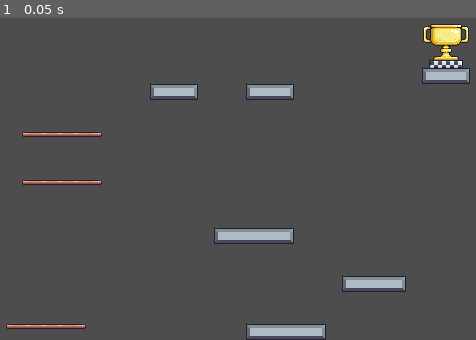
Above: before the commit, frame 1.
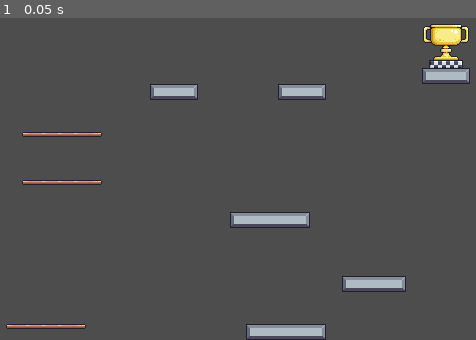
Above: after the commit, the same moment.

Repository: DeVelox/Niro
Game: Godot game, scene res://levels/lukas/fastmovementtest1.tscn
Two runs of this game, one before a commit and one after it. Both use one fixed random seed, a clock stepped at 60 frames per second and the inputs below. This scene is started directly instead of the project's main scene.
Inputs:
- Up to frame 1 (0.05 s): no input

The runs differ from the first frame. In frame 1, 2.0% of the frame differs, in the area x 44-69%, y 20-71%.

Commit message:
5 levels for testing movement

Diff:
--- a/levels/lukas/fastmovementtest1.tscn
+++ b/levels/lukas/fastmovementtest1.tscn
@@ -8,8 +8,8 @@
 script = ExtResource("1_5jw3d")
 
 [node name="Tilemap" parent="." instance=ExtResource("2_yua35")]
-layer_1/tile_data = PackedInt32Array(-65530, 1114112, 1, -85 …(311 unchanged characters)… 48560, 851968, 4, -1048559, 917504, 4, -458733, 786432, 4, -458732, 851968, 4, -1048555, 786432, 4, -458731, 851968, 4, -65515, 786432, 4, -1048554, 851968, 4, -458730, 851968, 4, -65514, 851968, 4, -1048553, 917504, 4, -458729, 917504, 4, -65513, 851968, 4, -65512, 851968, 4, -65511, 917504, 4, -262117, 786432, 4, -262116, 851968, 4, -262115, 851968, 4, -262114, 917504, 4, -1114080, 786432, 4, -1114079, 851968, 4, -1114078, 917504, 4)
-layer_2/tile_data = PackedInt32Array(-1048561, 1, 65536, -1048560, 1, 65536, -1048559, 1, 65536, -458733, 1, 65536, -458732, 1, 65536, -1048555, 1, 65536, -458731, 1, 65536, -65515, 1, 65536, -1048554, 1, 65536, -458730, 1, 65536, -65514, 1, 65536, -1048553, 1, 65536, -458729, 1, 65536, -65513, 1, 65536, -65512, 1, 65536, -65511, 1, 65536, -262117, 1, 65536, -262116, 1, 65536, -262115, 1, 65536, -262114, 1, 65536)
+layer_1/tile_data = PackedInt32Array(-65530, 1114112, 1, -85 …(311 unchanged characters)… 48560, 851968, 4, -1048559, 917504, 4, -65515, 786432, 4, -65514, 851968, 4, -65513, 851968, 4, -65512, 851968, 4, -65511, 917504, 4, -262117, 786432, 4, -262116, 851968, 4, -262115, 851968, 4, -262114, 917504, 4, -1114080, 786432, 4, -1114079, 851968, 4, -1114078, 917504, 4, -524268, 786432, 4, -524267, 851968, 4, -524266, 851968, 4, -524265, 851968, 4, -524264, 917504, 4, -1048553, 786432, 4, -1048552, 851968, 4, -1048551, 917504, 4)
+layer_2/tile_data = PackedInt32Array(-1048561, 1, 65536, -1048560, 1, 65536, -1048559, 1, 65536, -65515, 1, 65536, -65514, 1, 65536, -65513, 1, 65536, -65512, 1, 65536, -65511, 1, 65536, -262117, 1, 65536, -262116, 1, 65536, -262115, 1, 65536, -262114, 1, 65536, -524268, 1, 65536, -524267, 1, 65536, -524266, 1, 65536, -524265, 1, 65536, -524264, 1, 65536, -1048553, 1, 65536, -1048552, 1, 65536, -1048551, 1, 65536)
 
 [node name="SceneSwitcher" parent="." instance=ExtResource("4_5u63x")]
 position = Vector2(536, 56)
--- a/levels/lukas/fastmovementtest3.tscn
+++ b/levels/lukas/fastmovementtest3.tscn
@@ -1,18 +1,19 @@
-[gd_scene load_steps=4 format=3 uid="uid://dshqa4djsi3mg"]
+[gd_scene load_steps=5 format=3 uid="uid://dshqa4djsi3mg"]
 
 [ext_resource type="Script" path="res://prefabs/level.gd" id="1_qtkw1"]
 [ext_resource type="PackedScene" uid="uid://bb44qdp7l5m62" path="res://prefabs/tilemap.tscn" id="2_fe1av"]
-[ext_resource type="PackedScene" uid="uid://lnpjdxepd4ie" path="res://prefabs/rope_climb.tscn" id="3_sq8gm"]
+[ext_resource type="PackedScene" uid="uid://xb2j8y63c4j8" path="res://prefabs/bullet_spawner.tscn" id="4_wiexl"]
+[ext_resource type="PackedScene" uid="uid://88mqupj5ekgp" path="res://prefabs/level_switcher.tscn" id="6_enfqo"]
 
 [node name="Level" type="Node2D"]
 script = ExtResource("1_qtkw1")
 
 [node name="Tilemap" parent="." instance=ExtResource("2_fe1av")]
-layer_1/tile_data = PackedInt32Array(-720889, 1114112, 1, -7 …(181 unchanged characters)…  -393184, 917504, 4, -131040, 1245184, 1)
+layer_1/tile_data = PackedInt32Array(-720889, 1114112, 1, -7 …(181 unchanged characters)…  -393184, 917504, 4, -131040, 1245184, 1, -983024, 1, 131072, -983017, 1, 131072)
 layer_2/tile_data = PackedInt32Array(-786402, 1, 65536, -393186, 1, 65536, -786401, 1, 65536, -393185, 1, 65536, -786400, 1, 65536, -393184, 1, 65536)
 
-[node name="RopeClimb" parent="." instance=ExtResource("3_sq8gm")]
-position = Vector2(257, 130)
+[node name="BulletSpawner" parent="." instance=ExtResource("4_wiexl")]
 
-[node name="RopeClimb2" parent="." instance=ExtResource("3_sq8gm")]
-position = Vector2(378, 130)
+[node name="SceneSwitcher" parent="." instance=ExtResource("6_enfqo")]
+position = Vector2(504, 296)
+next_scene = "res://levels/lukas/fastmovementtest4.tscn"
--- /dev/null
+++ b/levels/lukas/fastmovementtest4.tscn
@@ -0,0 +1,26 @@
+[gd_scene load_steps=5 format=3 uid="uid://j4u84iug1c0f"]
+
+[ext_resource type="Script" path="res://prefabs/level.gd" id="1_02dgy"]
+[ext_resource type="PackedScene" uid="uid://bb44qdp7l5m62" path="res://prefabs/tilemap.tscn" id="2_6dy0i"]
+[ext_resource type="PackedScene" uid="uid://ba4txqq0320sd" path="res://prefabs/spikes.tscn" id="3_0po36"]
+[ext_resource type="PackedScene" uid="uid://88mqupj5ekgp" path="res://prefabs/level_switcher.tscn" id="4_68ecg"]
+
+[node name="Level" type="Node2D"]
+script = ExtResource("1_02dgy")
+
+[node name="Tilemap" parent="." instance=ExtResource("2_6dy0i")]
+layer_1/tile_data = PackedInt32Array(-131042, 786432, 4, -131041, 851968, 4, -131040, 917504, 4, -65506, 786432, 4, -65505, 851968, 4, -65504, 917504, 4, -458724, 1114112, 4, -393188, 1114112, 5, -327652, 1114112, 6, -983006, 1114112, 4, -917470, 1114112, 5, -851934, 1114112, 6, -589790, 1114112, 4, -524254, 1114112, 5, -458718, 1114112, 6, -786404, 1114112, 5, -720868, 1114112, 6, -851940, 1114112, 4, -851943, 786432, 4, -851942, 851968, 4, -851941, 917504, 4, -851961, 786432, 4, -851960, 851968, 4, -851959, 917504, 4)
+layer_2/tile_data = PackedInt32Array(-65506, 1, 65536, -65505, 1, 65536, -65504, 1, 65536, -131040, 1, 65536, -131041, 1, 65536, -131042, 1, 65536, -851940, 1, 65536, -851941, 1, 65536, -851942, 1, 65536, -851943, 1, 65536, -786404, 1, 65536, -720868, 1, 65536, -983006, 1, 65536, -917470, 1, 65536, -851934, 1, 65536, -589790, 1, 65536, -524254, 1, 65536, -458718, 1, 65536, -458724, 1, 65536, -393188, 1, 65536, -327652, 1, 65536)
+
+[node name="Spikes" parent="." instance=ExtResource("3_0po36")]
+position = Vector2(441, 223)
+
+[node name="Spikes2" parent="." instance=ExtResource("3_0po36")]
+position = Vector2(566, 192)
+
+[node name="Spikes3" parent="." instance=ExtResource("3_0po36")]
+position = Vector2(251, 33)
+
+[node name="SceneSwitcher" parent="." instance=ExtResource("4_68ecg")]
+position = Vector2(136, 120)
+next_scene = "res://levels/lukas/fastmovementtest5.tscn"
--- /dev/null
+++ b/levels/lukas/fastmovementtest5.tscn
@@ -0,0 +1,27 @@
+[gd_scene load_steps=5 format=3 uid="uid://lyu3vuaxnu60"]
+
+[ext_resource type="Script" path="res://prefabs/level.gd" id="1_q7jsj"]
+[ext_resource type="PackedScene" uid="uid://bb44qdp7l5m62" path="res://prefabs/tilemap.tscn" id="2_ce1ps"]
+[ext_resource type="PackedScene" uid="uid://ba4txqq0320sd" path="res://prefabs/spikes.tscn" id="3_xbxy8"]
+[ext_resource type="PackedScene" uid="uid://88mqupj5ekgp" path="res://prefabs/level_switcher.tscn" id="4_emvqf"]
+
+[node name="Level" type="Node2D"]
+script = ExtResource("1_q7jsj")
+
+[node name="Tilemap" parent="." instance=ExtResource("2_ce1ps")]
+layer_1/tile_data = PackedInt32Array(-327673, 786432, 4, -327672, 851968, 4, -327671, 917504, 4, -327663, 786432, 4, -327662, 851968, 4, -327661, 917504, 4, -327653, 786432, 4, -327652, 851968, 4, -327651, 917504, 4)
+
+[node name="Spikes" parent="." instance=ExtResource("3_xbxy8")]
+position = Vector2(210, 298)
+
+[node name="Spikes2" parent="." instance=ExtResource("3_xbxy8")]
+position = Vector2(388, 174)
+
+[node name="Spikes3" parent="." instance=ExtResource("3_xbxy8")]
+position = Vector2(210, 174)
+
+[node name="Spikes4" parent="." instance=ExtResource("3_xbxy8")]
+position = Vector2(386, 296)
+
+[node name="SceneSwitcher" parent="." instance=ExtResource("4_emvqf")]
+position = Vector2(456, 248)
